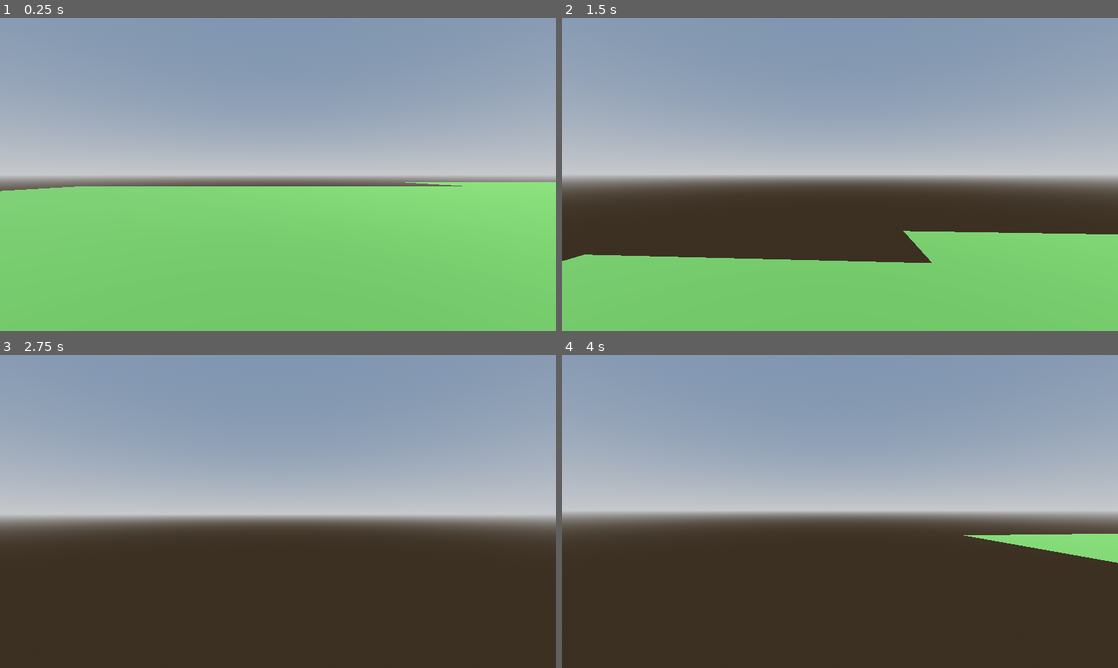
Above: before the commit, frames 1-4 (two rows, left to right).
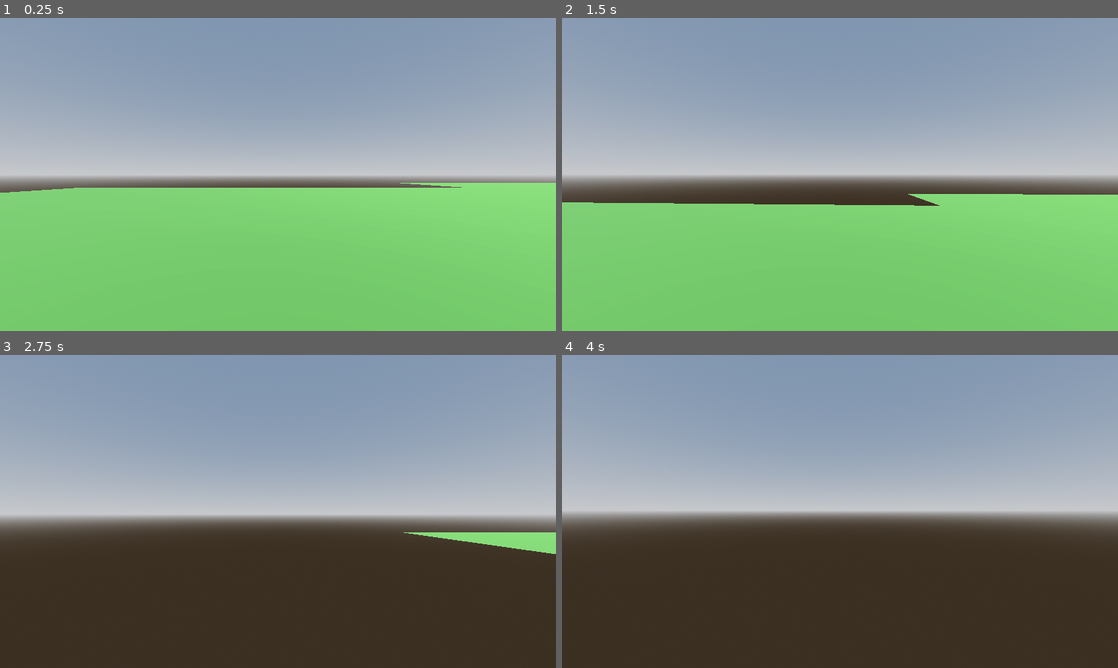
Above: after the commit, the same moments.

Repository: ChaffeyGameDevelopmentClub/cyberrun
Game: Godot game, scene res://Scenes/Player/Testing/TestingWorld.tscn
Same seed, same stepped clock (60 frames per second), same inputs: the game is played once before the commit and once after it. The project has no main scene, so this scene is started directly.
Inputs (mouse positions are in pixels of both pictures, inside the frame that each line leads up to):
- Up to frame 1 (0.25 s): no input
- Up to frame 2 (1.5 s): tap Enter at 0.5 s; move the mouse to (962, 158) at 0.52 s; hold D (right) 0.53-1.28 s; hold Shift (sprint, bound only before the commit) 0.53-1.28 s; tap Space (jump) at 0.77, 0.8, 1.07, 1.35 s; move the mouse to (812, 174) at 1.27 s; hold W (up) from 1.28 s (still down)
- Up to frame 3 (2.75 s): keep holding W (up); tap Space (jump) at 1.52, 1.82, 2.3 s; tap Shift (sprint, bound only before the commit) at 1.55 s; move the mouse to (289, 505) at 2.02 s; hold Shift (sprint, bound only before the commit) from 2.03 s (still down)
- Up to frame 4 (4 s): keep holding W (up); move the mouse to (834, 517) at 2.77 s; release Shift (sprint, bound only before the commit) at 2.78 s; tap Shift (sprint, bound only before the commit) at 2.85 s; tap Space (jump) at 3.02, 3.32, 3.5, 3.6, 3.77 s; move the mouse to (878, 514) at 3.52 s

The runs differ from the first frame. In frame 1, 0.5% of the frame differs, in the area x 0-100%, y 52-56%; in frame 2, 16%, in the area x 0-100%, y 56-79%; in frame 3, 1.0%; in frame 4, 1.3%.

Commit message:
Headbobbing

Diff:
--- a/Godot/cyberrun/Scenes/Player/player.tscn
+++ b/Godot/cyberrun/Scenes/Player/player.tscn
@@ -7,11 +7,10 @@
 
 [sub_resource type="CapsuleShape3D" id="CapsuleShape3D_n8h3h"]
 
-[node name="Player" type="CharacterBody3D" node_paths=PackedStringArray("neck", "camera")]
+[node name="Player" type="CharacterBody3D" node_paths=PackedStringArray("head", "camera")]
 script = ExtResource("1_oim34")
-player_speed = 4.5
-neck = NodePath("Neck")
-camera = NodePath("Neck/Camera3D")
+head = NodePath("Head")
+camera = NodePath("Head/Camera3D")
 
 [node name="MeshInstance3D" type="MeshInstance3D" parent="."]
 transform = Transform3D(0.200503, 0, 0, 0, 0.200503, 0, 0, 0, 0.200503, 0, 0.3, 0)
@@ -21,7 +20,7 @@
 transform = Transform3D(0.2, 0, 0, 0, 0.2, 0, 0, 0, 0.2, 0, 0.2, 0)
 shape = SubResource("CapsuleShape3D_n8h3h")
 
-[node name="Neck" type="Node3D" parent="."]
+[node name="Head" type="Node3D" parent="."]
 transform = Transform3D(1, 0, 0, 0, 1, 0, 0, 0, 1, 0, 0.463415, 0)
 
-[node name="Camera3D" type="Camera3D" parent="Neck"]
+[node name="Camera3D" type="Camera3D" parent="Head"]
--- a/Godot/cyberrun/Scripts/Player/player.gd
+++ b/Godot/cyberrun/Scripts/Player/player.gd
@@ -4,53 +4,66 @@
 var paused = false
 
 #dont tell them this but i stole everything from backwaters
+#also dont tell them but im using this as my checklist hahahahahahahahaha
+#TODO:
+#Sliding
+#Wall Running
+#Dashing
+#Crosshair
+#General UI
+#oh wow theres a lot
+#help me
 
 #SFX
 #@export var Walk: AudioStreamPlayer
 #@export var Run: AudioStreamPlayer
-#Jumping
+#Jumping :3
 const JUMP_VELOCITY = 4.5
-var max_double_jump : int = 3
-var double_jumps : int = 3
+var max_double_jump : int = 2
+var double_jumps : int = 2
+#Toggles for your actions, just so that its not a pain in the ass later
+@export var canDJump = false
+@export var canDash = true
+@export var canSlide = true
 #Speed and camera sensitivity vars
 @export var sensitivity_camera = .001
-@export var player_speed = 2.5
-@export var neck : Node3D
+@export var player_speed = 6
+@export var head : Node3D
 @export var camera : Camera3D
-#Stamina System, tweak later
-@export var stamina = 100
-@export var max_stamina = 200
-@export var isSprint = false
-@export var isTired = false
+#gorl what does this mean
 @export var isSound = false
-#Camera effects color might not be used im sorry :(
-@export var camera_color = 0
+#Headbob, it affects where you aim so like.... maybe not too much unless im goated and figure out how to seperate the two
+const HEADBOB_MOVE_AMT = 0.06
+const HEADBOB_FREQ = 2.4
+var headbob_time := 0.0
 
 #pause menu or something idk
 @export var pause : Control
-#Animation vars including another fucking boolean because it will play over itself
-@export var headBobbing : AnimationPlayer
-var isAnimating = false
 
 func _ready() -> void:
 	pass
 
 func _unhandled_input(event: InputEvent) -> void:
-	#clamps values, for some reason it works better here so lets call it magic
-	stamina = clamp(stamina,0,max_stamina)
-
+	#What the fuck does any of this mean -Kev
 	if get_tree().paused==false:
 		Input.mouse_mode = Input.MOUSE_MODE_CAPTURED
 		if event is InputEventMouseMotion:
-			neck.rotate_y(-event.relative.x*sensitivity_camera)
+			head.rotate_y(-event.relative.x*sensitivity_camera)
 			camera.rotate_x(-event.relative.y*sensitivity_camera)
 			camera.rotation.x = clamp(camera.rotation.x, deg_to_rad(-80), deg_to_rad(70))
+
+func _headbob_effect(delta):
+	headbob_time += delta * self.velocity.length()
+	camera.transform.origin = Vector3(
+		cos(headbob_time * HEADBOB_FREQ * 0.5) * HEADBOB_MOVE_AMT,
+		cos(headbob_time * HEADBOB_FREQ) * HEADBOB_MOVE_AMT,
+		0
+	)
 
 	if get_tree().paused==true:
 		Input.mouse_mode = Input.MOUSE_MODE_VISIBLE
 		pass
 
-#literally the everything function
 func _physics_process(delta: float) -> void:
 	# Add the gravity.
 	if not is_on_floor():
@@ -63,66 +76,29 @@
 	# Jumping or something
 	if Input.is_action_just_pressed("jump") and is_on_floor():
 		velocity.y = JUMP_VELOCITY
-	if Input.is_action_just_pressed("jump") and not is_on_floor():
+	#please tell me theres another way to write this PLEASE
+	if Input.is_action_just_pressed("jump") and not is_on_floor() and canDJump:
 		if double_jumps <= 0:
-			#haha no jumping for you
 			pass
 		else:
-			velocity.y += JUMP_VELOCITY
+			velocity.y = JUMP_VELOCITY
 			double_jumps -= 1
-			print("fent left: ")
-			print(double_jumps)
 
 	# Get the input direction and handle the movement/deceleration.
 	# As good practice, you should replace UI actions with custom gameplay actions.
 	var input_dir := Input.get_vector("left", "right", "up", "down")
-	var direction = (neck.transform.basis * Vector3(input_dir.x, 0, input_dir.y)).normalized()
+	var direction = (head.transform.basis * Vector3(input_dir.x, 0, input_dir.y)).normalized()
 	if direction:
-		#Plays the head bobbing animation while a direction is being played, it should be easy to
-		#edit within the animation tab so LOL
-		#Do Later
-		#if isSprint ==false:
-			#if isAnimating == false:
-				#isAnimating = true
-				#headBobbing.play("player_walk_headbob")
-				#await(headBobbing.animation_finished)
-				#isAnimating =false
-		#if isSprint == true:
-			#if isAnimating == false:
-				#isAnimating = true
-				#headBobbing.play("player_run_headbob")
-				#await(headBobbing.animation_finished)
-				#isAnimating =false
 		velocity.x = direction.x * player_speed
 		velocity.z = direction.z * player_speed
 	else:
 		velocity.x = move_toward(velocity.x, 0, player_speed)
 		velocity.z = move_toward(velocity.z, 0, player_speed)
-	#Sprint
-	if direction and isSprint==true and isTired!=true:
-		stamina -= 2
-	else:
-		if stamina < 200:
-			stamina +=1
-	if stamina <10:
-		isTired=true
-	elif stamina>180:
-		isTired=false
+	_headbob_effect(delta)
 	move_and_slide()
 
-#input testing but we need to get rid of test inputs in the final build
+#inputs, i think?
 func _input(event: InputEvent) -> void:
-	#Sprint
-	if Input.is_action_pressed("sprint") and isTired==false:
-		player_speed = 6
-		isSprint=true
-	elif isTired==true:
-		player_speed = 2.5
-		isSprint=false
-	if Input.is_action_just_released("sprint"):
-		isSprint = false
-		player_speed = 2.5
-		pass
 	#walking sound DELETE ASAP
 	if velocity.x!=0 and velocity.z!=0 and isSound != true and is_on_floor():
 		#Sound stuff, add in later
--- a/Godot/cyberrun/project.godot
+++ b/Godot/cyberrun/project.godot
@@ -58,7 +58,7 @@
 "events": [Object(InputEventKey,"resource_local_to_scene":false,"resource_name":"","device":-1,"window_id":0,"alt_press …(195 unchanged characters)…
 ]
 }
-sprint={
+shift={
 "deadzone": 0.5,
 "events": [Object(InputEventKey,"resource_local_to_scene":false,"resource_name":"","device":-1,"window_id":0,"alt_press …(195 unchanged characters)…
 ]
